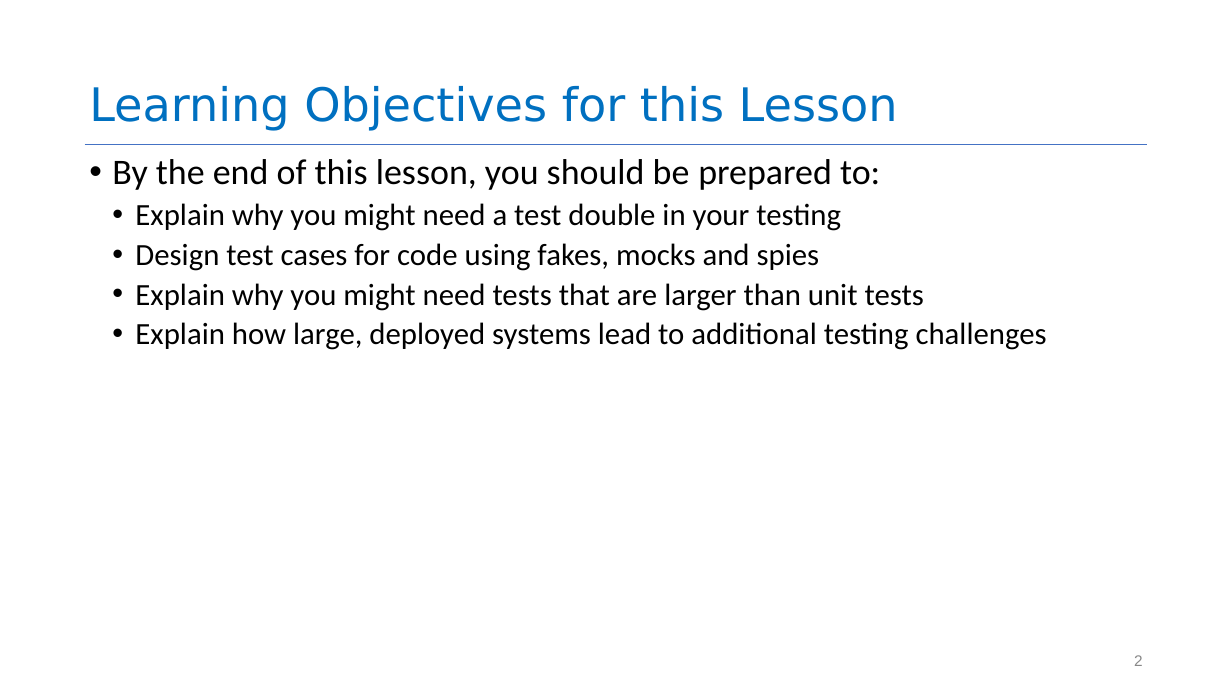
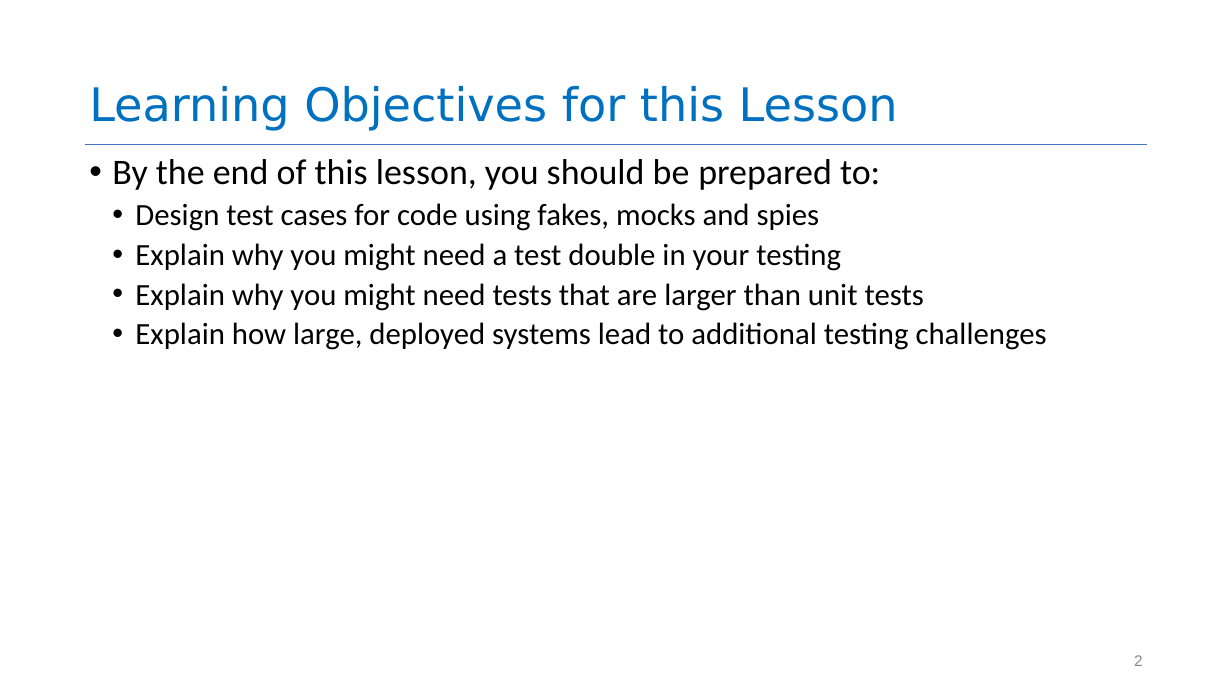
Before and after one commit to neu-se/CS4530-Fall-2026, a slide deck: slide 2 of Slides/Module 10 Testing Larger Things.pptx. Drawn at 1232x693 pixels with LibreOffice and Linux fonts; fonts in the diff are those of the drawing. Boxes give left, top, right and bottom in pixels: in the first picture for what was removed or moved away, otherwise in the second. Text is boxed around its words. In the diff, an @@ line names an element or a change of style, - is before the commit and + after.

```diff
--- a/Slides/Module 10 Testing Larger Things.pptx
+++ b/Slides/Module 10 Testing Larger Things.pptx
@@ text at (x1=135, y1=203, x2=820, y2=231): paragraph added @@
+  • Design test cases for code using fakes, mocks and spies
@@ text at (x1=135, y1=243, x2=820, y2=271): paragraph removed @@
-  • Design test cases for code using fakes, mocks and spies
```
Also in this commit, not shown: 13 other slides changed, 15 slides added, 9 slides removed, 2 other files.
